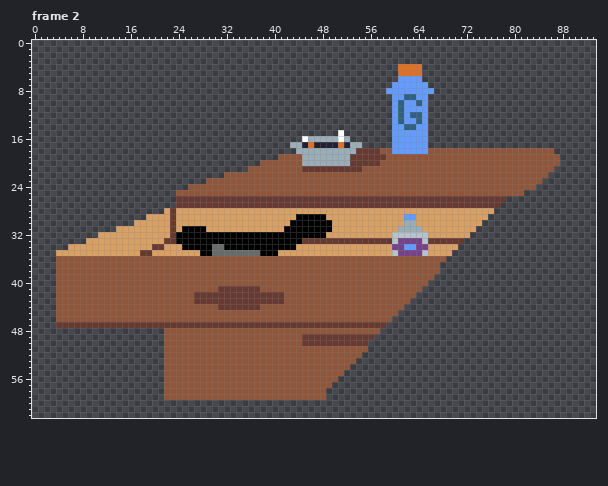
Animated GIF sprite -- Objects/Nightstand.gif. This is how it looked before the edit.
The file is 94x63 pixels, 2 frames. Shown: frame 2. The commit also changed other frames, which this record leaves out.
Now the later version:
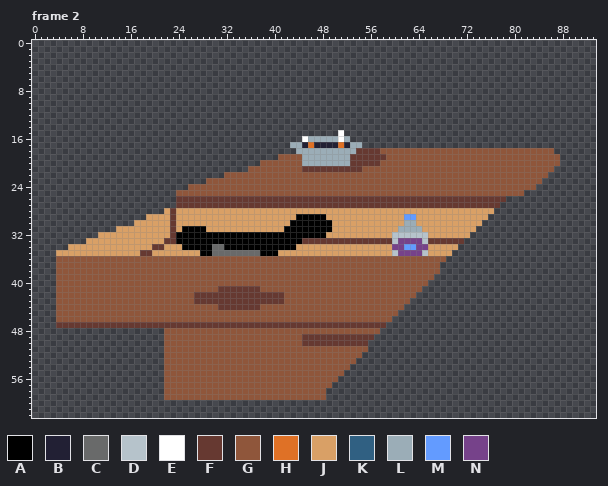
Palette (. is transparent): A #000000  B #222034  C #696a6a  D #b6c3cb  E #ffffff  F #663931  G #8f563b  H #df7126  J #d9a066  K #306082  L #9badb7  M #639bff  N #76428a
What changed:
Frame 2:
The edit turns colour M into colour G in row 18 at x 60 to 65.
Colour H is gone in rows 4 to 5 at x 61 to 64.
Colour K is gone in row 9 at x 62 to 63; in row 10 at x 61 and 64; in row 11 at x 61; in row 12 at x 61 and 63 to 64; in row 13 at x 61 and 64; in row 14 at x 62 to 63.
Colour M is gone in row 6 at x 61 to 64; in row 7 at x 60 to 65; in row 8 at x 59 to 66; in row 9 at x 60 to 61 and 64 to 65; in row 10 at x 60, 62 to 63 and 65; in row 11 at x 60 and 62 to 65.
Colour M is gone in row 12 at x 60, 62 and 65; in row 13 at x 60, 62 to 63 and 65; in row 14 at x 60 to 61 and 64 to 65; in rows 15 to 17 at x 60 to 65.
Pixel boxes of the changes (left, top, right, bottom) in both pictures:
changed: (386, 64, 434, 154)
